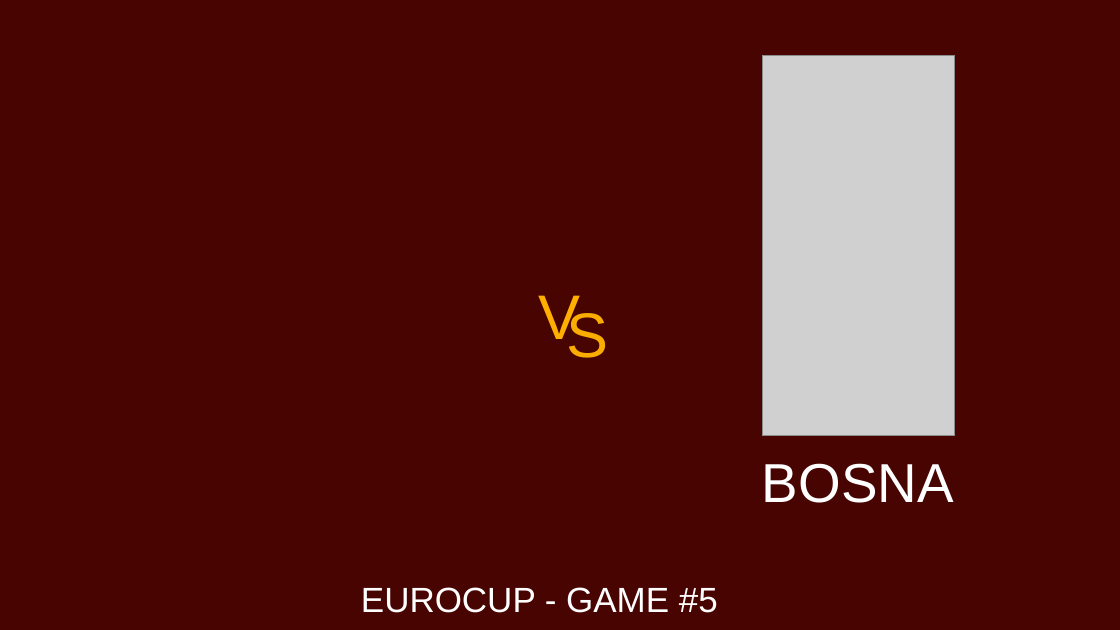
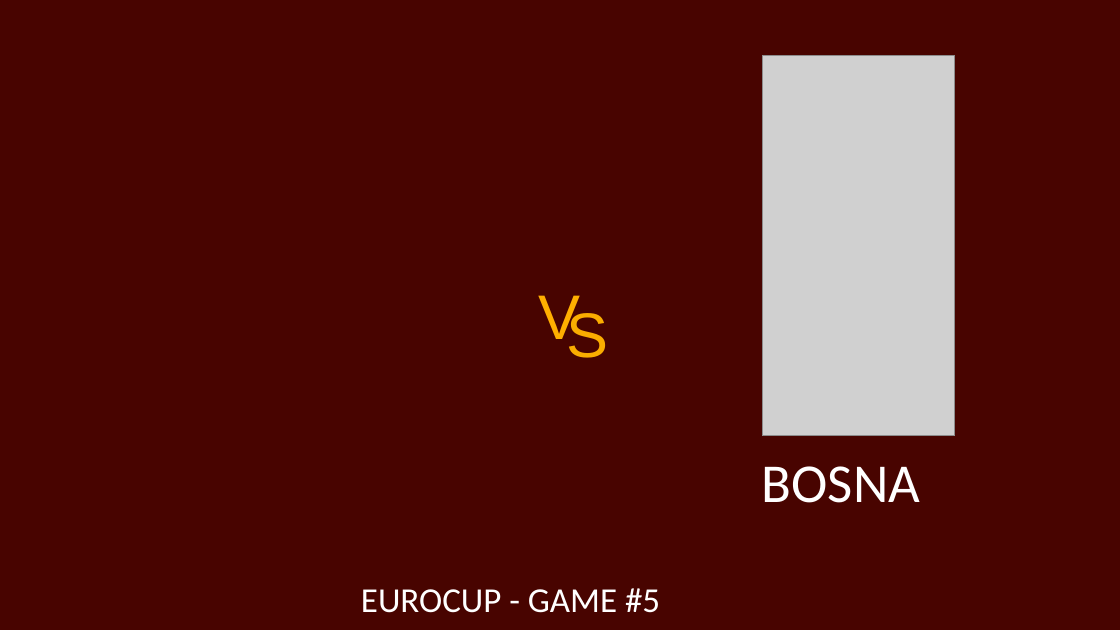
Before and after one commit to martinig94/bc-roma-scouting, a slide deck: slide 1 of template.pptx. Drawn at 1120x630 pixels with LibreOffice and Linux fonts; fonts in the diff are those of the drawing; grey boxes stand for pictures; background and template pictures are left out. Boxes give left, top, right and bottom in pixels: in the first picture for what was removed or moved away, otherwise in the second. Text is boxed around its words. In the diff, an @@ line names an element or a change of style, - is before the commit and + after.

```diff
--- a/template.pptx
+++ b/template.pptx
@@ text "BOSNA" at [762, 466, 920, 503]: font Arial to Calibri @@
@@ text "EUROCUP - GAME #5" at [361, 588, 660, 613]: font Arial to Calibri @@
```
Also in this commit, not shown: 6 other slides changed, 1 other file.
